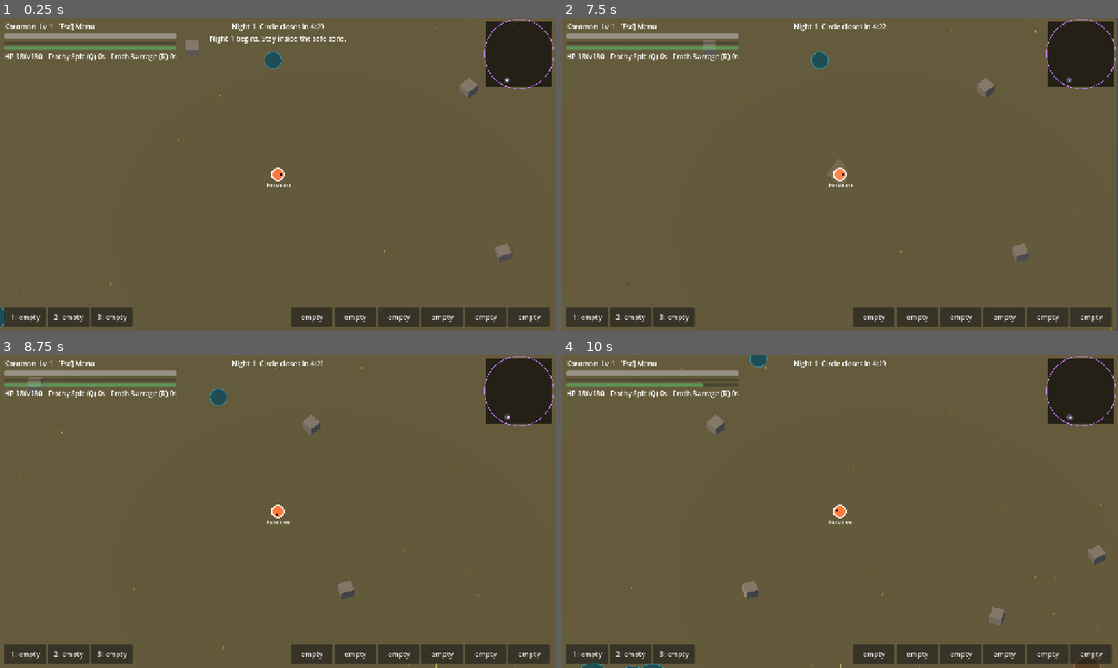
Above: before the commit, frames 1-4 (two rows, left to right).
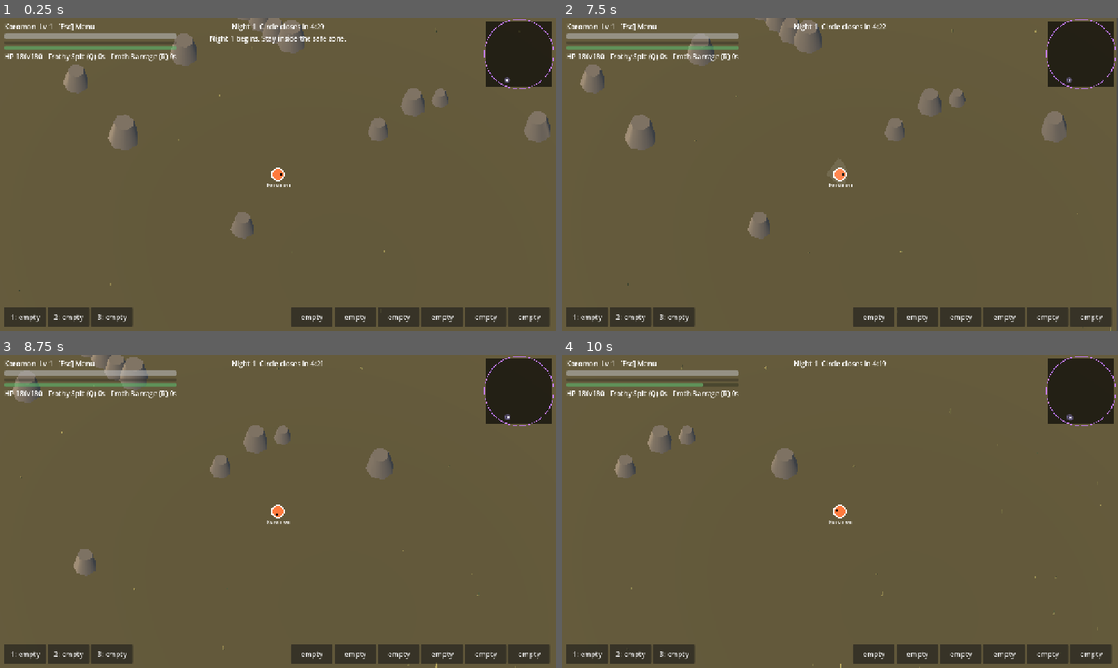
Above: after the commit, the same moments.

Repository: balaxguns/Digirogue-Coop
Game: Godot game, scene res://bugfixes-menu-down-update/scenes/run.tscn
Two runs of this game, one before a commit and one after it. Both use one fixed random seed, a clock stepped at 60 frames per second and the inputs below. This scene is started directly instead of the project's main scene.
Inputs (mouse positions are in pixels of both pictures, inside the frame that each line leads up to):
- Up to frame 1 (0.25 s): no input
- Up to frame 2 (7.5 s): click "1: empty" at 0.5 s; click "2: empty" at 1.25 s; click "3: empty" at 2 s; click "empty" at 2.75 s; click "empty" at 3.5 s; click "empty" at 4.25 s; click "empty" at 5 s; click "empty" at 5.75 s; click "empty" at 6.5 s; tap Enter at 7.25 s; move the mouse to (962, 158) at 7.27 s; press the mouse at (962, 158) at 7.28 s; hold D (move_right) from 7.28 s (still down)
- Up to frame 3 (8.75 s): release D (move_right) at 8 s; release the mouse at (400, 495) at 8 s; drag from (166, 527) to (250, 574) at 8.02 s
- Up to frame 4 (10 s): tap Space (dodge) at 8.75, 8.85 s; move the mouse to (895, 442) at 8.77 s; hold D (move_right) 8.78-9.5 s; drag from (812, 574) to (673, 464) at 9.52 s

The runs differ from the first frame. In frame 1, 3.1% of the frame differs, in the area x 0-99%, y 0-99%; in frame 2, 3.1%; in frame 3, 2.3%; in frame 4, 1.7%.

Commit message:
Replace 2D terrain obstacle and camp placeholders with world-aligned 3D instances

Diff:
--- a/scripts/run.gd
+++ b/scripts/run.gd
@@ -41,6 +41,8 @@
 var font: Font
 var terrain_view: SubViewport
 var terrain_camera: Camera3D
+var terrain_root: Node3D
+var terrain_props: Node3D
 const TERRAIN_SCALE := 2400.0 / WORLD
 
 func _ready() -> void:
@@ -65,9 +67,13 @@
 	add_child(terrain_view)
 	var terrain_scene: PackedScene = preload("res://scenes/terrain_preview.tscn")
 	var terrain: Node3D = terrain_scene.instantiate() as Node3D
+	terrain.set("embedded_mode", true)
+	terrain_root = terrain
 	terrain.set_process(false)
 	terrain.set_process_unhandled_input(false)
 	terrain_view.add_child(terrain)
+	terrain_props = Node3D.new()
+	terrain_root.add_child(terrain_props)
 	terrain_camera = terrain.get("camera") as Camera3D
 	if terrain_camera == null:
 		push_error("3D terrain camera was not created.")
@@ -81,6 +87,58 @@
 	for child: Node in terrain.get_children():
 		if child is CanvasLayer:
 			child.hide()
+
+func _rebuild_terrain_props() -> void:
+	if terrain_props == null:
+		return
+	for child: Node in terrain_props.get_children():
+		terrain_props.remove_child(child)
+		child.queue_free()
+	if R.mode != "night":
+		return
+	# Render the actual gameplay obstacles in 3D at their collision coordinates.
+	# The old 2D placeholder circles are no longer drawn.
+	var rock_mesh := CylinderMesh.new()
+	rock_mesh.top_radius = 0.65
+	rock_mesh.bottom_radius = 1.0
+	rock_mesh.height = 1.0
+	rock_mesh.radial_segments = 7
+	var rocks := MultiMesh.new()
+	rocks.transform_format = MultiMesh.TRANSFORM_3D
+	rocks.mesh = rock_mesh
+	rocks.instance_count = obs.size()
+	for i in obs.size():
+		var o: Dictionary = obs[i]
+		var world_pos := Vector3((o.pos.x - WORLD * 0.5) * TERRAIN_SCALE, 0, (o.pos.y - WORLD * 0.5) * TERRAIN_SCALE)
+		var radius: float = o.r * TERRAIN_SCALE
+		rocks.set_instance_transform(i, Transform3D(Basis().scaled(Vector3(radius, radius * 1.6, radius)), world_pos + Vector3(0, radius * 0.8, 0)))
+	var rock_instances := MultiMeshInstance3D.new()
+	rock_instances.multimesh = rocks
+	var rock_mat := StandardMaterial3D.new()
+	rock_mat.albedo_color = Color("#716c67")
+	rock_instances.material_override = rock_mat
+	terrain_props.add_child(rock_instances)
+	# Camps occupy the same world positions as their gameplay interactions.
+	var camp_mesh := CylinderMesh.new()
+	camp_mesh.top_radius = 3.5
+	camp_mesh.bottom_radius = 5.0
+	camp_mesh.height = 2.0
+	var markers := MultiMesh.new()
+	markers.transform_format = MultiMesh.TRANSFORM_3D
+	markers.mesh = camp_mesh
+	markers.instance_count = camps.size()
+	for i in camps.size():
+		var c: Dictionary = camps[i]
+		var p := Vector3((c.pos.x - WORLD * 0.5) * TERRAIN_SCALE, 1.0, (c.pos.y - WORLD * 0.5) * TERRAIN_SCALE)
+		markers.set_instance_transform(i, Transform3D(Basis(), p))
+	var camp_instances := MultiMeshInstance3D.new()
+	camp_instances.multimesh = markers
+	var camp_mat := StandardMaterial3D.new()
+	camp_mat.albedo_color = Color("#49b79c")
+	camp_mat.emission_enabled = true
+	camp_mat.emission = Color("#1c7363")
+	camp_instances.material_override = camp_mat
+	terrain_props.add_child(camp_instances)
 
 func _sync_terrain() -> void:
 	if terrain_view == null or terrain_camera == null:
@@ -168,6 +226,7 @@
 	R.fog = PackedByteArray()
 	R.fog.resize(GRID * GRID)
 	gen_map()
+	_rebuild_terrain_props()
 	say("Night %d begins. Stay inside the safe zone." % R.night)
 
 func make_chain() -> Array:
@@ -327,6 +386,7 @@
 func safe_room() -> void:
 	R.mode = "safe"
 	clear_lists()
+	_rebuild_terrain_props()
 	set_bounds(Rect2(0, 0, 900, 560))
 	P.hp = P.mhp
 	P.pos = Vector2(450, 500)
@@ -336,6 +396,7 @@
 func final_room() -> void:
 	R.mode = "final"
 	clear_lists()
+	_rebuild_terrain_props()
 	set_bounds(Rect2(0, 0, 900, 620))
 	P.pos = Vector2(450, 560)
 	spawn_boss("angemon", Vector2(450, 200))
@@ -1153,24 +1214,14 @@
 			draw_texture_rect(terrain_view.get_texture(), Rect2(screen_center - vp * 0.5, vp), false)
 		draw_arc(R.fc, 440.0, 0.0, TAU, 48, Color(0.7, 0.42, 1.0, 0.35), 3.0)
 		draw_arc(R.fc, 330.0, 0.0, TAU, 48, Color(0.7, 0.42, 1.0, 0.35), 3.0)
-		for a in areas: label(a.pos, a.n, 15, Color(1, 1, 1, 0.35))
-		for s in spots:
-			if s.k == "camp" and s.pos.distance_to(P.pos) < 600.0:
-				draw_circle(s.pos, 90.0, Color(0.48, 0.12, 0.17, 0.2))
-				draw_circle(s.pos, 5.0, Color("#ff9a3d"))
+		# Old randomly assigned 2D biome labels are hidden until biome data is aligned.
 	else:
 		draw_rect(B, Color("#14101f"))
 	draw_rect(B, Color("#8a7cc0"), false, 3.0)
 	if door != null:
 		draw_rect(Rect2(door.pos.x - door.w, door.pos.y - 40, door.w * 2, 60), Color("#d9b45a"))
 		label(door.pos, "GIANT DOORS", 12, Color.BLACK)
-	for o in obs:
-		if not view.has_point(o.pos): continue
-		draw_circle(o.pos, o.r, BIO_OBS[o.b])
-		draw_arc(o.pos, o.r, 0.0, TAU, 20, BIO_EDGE[o.b], 2.0)
-	for c in camps:
-		draw_circle(c.pos, 50.0, Color(0.5, 0.5, 0.5, 0.4) if c.used else Color(0.24, 0.86, 0.52, 0.4))
-		label(c.pos, "used camp" if c.used else "heal camp", 11)
+	# Obstacles and camps are now 3D objects at their gameplay positions.
 	for c in chests:
 		if P.pos.distance_to(c.pos) < 240.0: draw_rect(Rect2(c.pos - Vector2(10, 8), Vector2(20, 16)), Color("#555555") if c.open else Color("#e3a93b"))
 	for d in drops:
